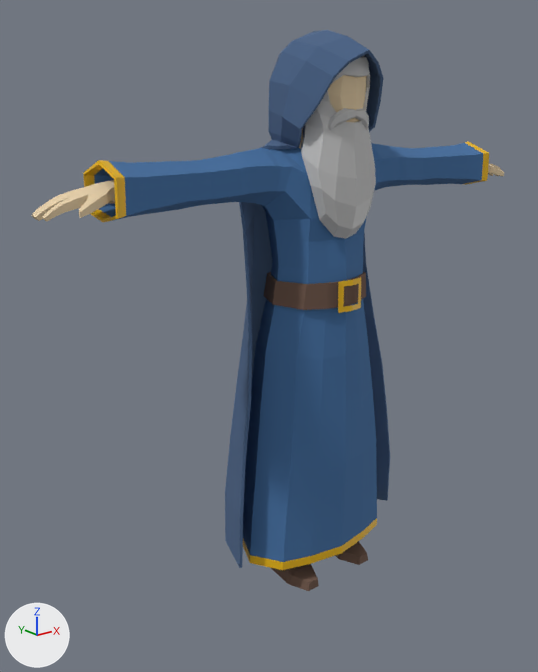
Renders of the FBX model Assets/!/FBX/Characters/wizard.fbx from each side of a commit.
One viewpoint serves both versions: a camera (50 mm lens) standing at (-1.72, -1.87, 1.69) and looking at (-0.04, 0.23, 0.86). The lights are fixed; the arrows at lower left show +X, +Y and +Z. Where no turn or scale is listed for an object, it has been applied to the vertices.

The first picture shows 'beard', 'belt', 'body', 'boots', 'cape', 'cloth', 'face'.
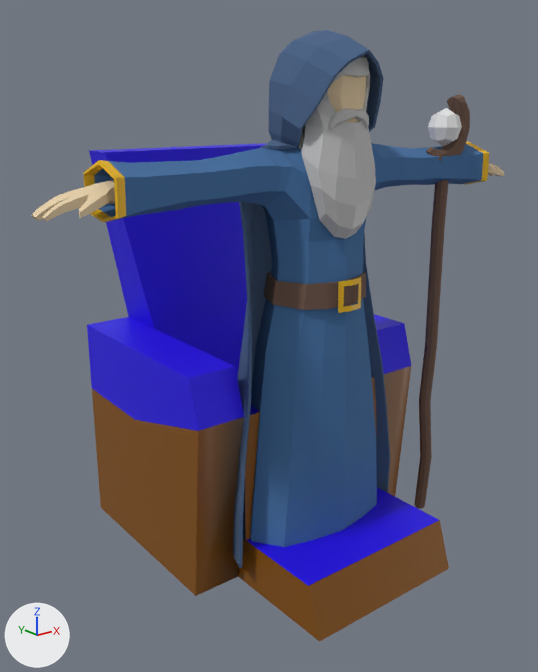
Changed parts and their boxes (x1, y1, x2, y2) in the pictures (538 x 672 px):
'Cube', added: after (87, 143, 449, 642)
    faces in mat_material_001 (blue #2300e7): (87, 143, 439, 586)
    faces in mat_material_012 (brown #855000): (92, 326, 449, 642)
'grace', added (brown): after (414, 94, 470, 509)
'grace-orb', added: after (428, 108, 462, 146)

What changed in the scene script:
```text
Add mat_material_012:
    mat_material_012 = principled_material('Material.012')
    mat_material_012.base_color = (0.236, 0.081, 0.0)  # brown #855000
    mat_material_012.roughness = 0.437
Add mat_material_001:
    mat_material_001 = principled_material('Material.001')
    mat_material_001.base_color = (0.0164, 0.0, 0.8)  # blue #2300e7
Add mat_orb:
    mat_orb = principled_material('orb')
    mat_orb.base_color = (0.8, 0.8, 0.8)  # white #e7e7e7
    mat_orb.roughness = 0.4
Add me_cube_005:
    me_cube_005.from_pydata(...)  # 53 vertices, 56 faces; spans x -0.5..0.54, y -0.39..0.85, z 0.01..1.52
    # faces by material slot: [31, 25]
    me_cube_005.materials.append(mat_material_012)  # brown #855000
    me_cube_005.materials.append(mat_material_001)  # blue #2300e7
Add me_cylinder_018:
    me_cylinder_018.from_pydata(...)  # 138 vertices, 135 faces; spans x -0.09..0.12, y -0.03..0.03, z -0.73..0.99
    me_cylinder_018.materials.append(mat_brown)  # brown #6e5649
Add me_cube_001:
    me_cube_001.from_pydata(...)  # 26 vertices, 24 faces; spans x -0.0619..0.0619, y -0.0619..0.0619, z -0.0692..0.0692
    me_cube_001.materials.append(mat_orb)  # white #e7e7e7
Add ob_cube:
    ob_cube = bpy.data.objects.new('Cube', me_cube_005)
    ob_cube.location = (0.0, 0.0, 0.0)
Add ob_grace:
    ob_grace = bpy.data.objects.new('grace', me_cylinder_018)
    ob_grace.location = (0.607, -0.014, 0.739)
Add ob_grace_orb:
    ob_grace_orb = bpy.data.objects.new('grace-orb', me_cube_001)
    ob_grace_orb.location = (0.602, -0.015, 1.607)
```
